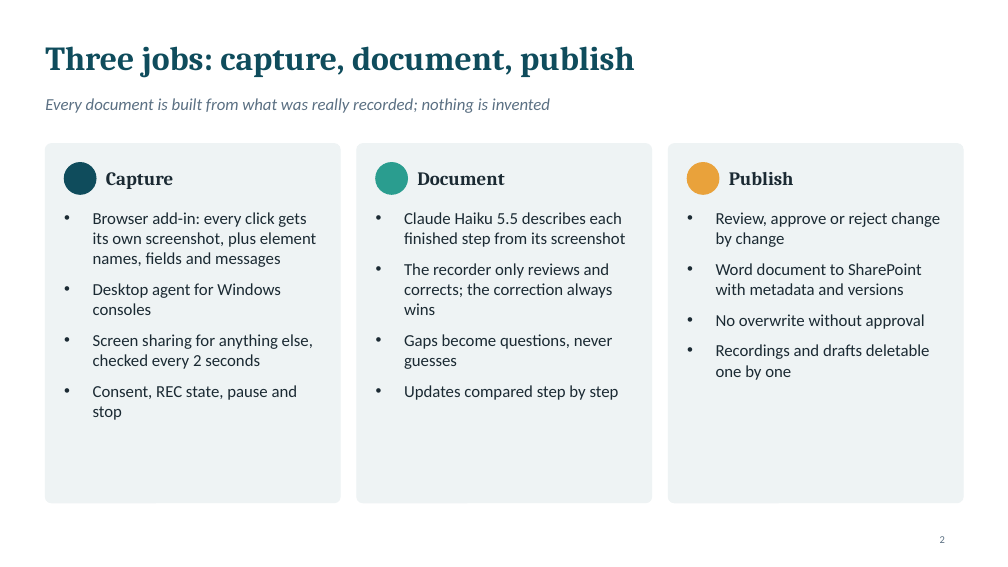
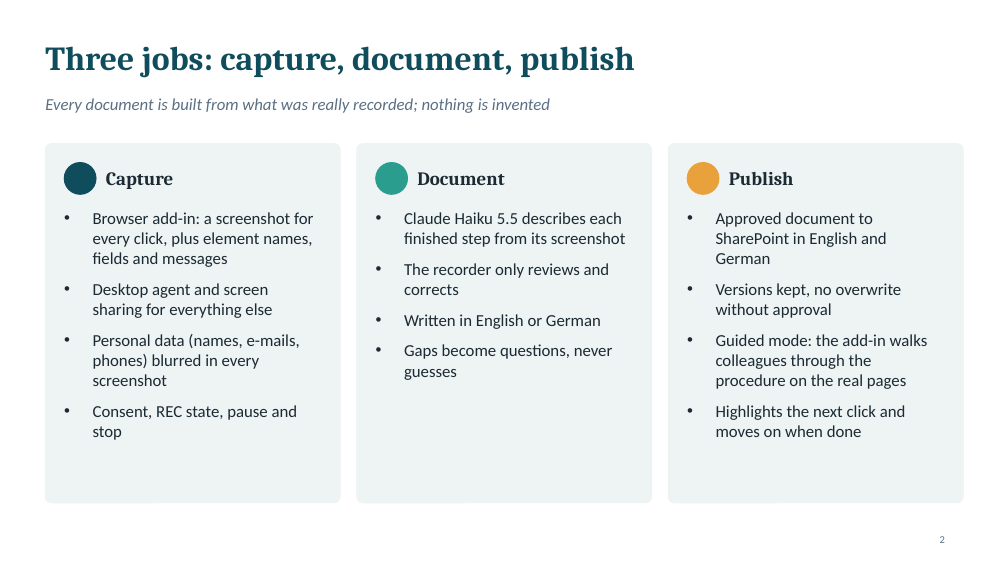
Before and after one commit to traistacristian/process-documentation-agent, a slide deck: slide 2 of docs/Process-Documentation-Agent-Overview.pptx. Drawn at 1008x567 pixels with LibreOffice and Linux fonts; fonts in the diff are those of the drawing. Boxes give left, top, right and bottom in pixels: in the first picture for what was removed or moved away, otherwise in the second. Text is boxed around its words. In the diff, an @@ line names an element or a change of style, - is before the commit and + after.

```diff
--- a/docs/Process-Documentation-Agent-Overview.pptx
+++ b/docs/Process-Documentation-Agent-Overview.pptx
@@ text at bbox=[93, 212, 313, 386]: text changed @@
-• Browser add-in: every click gets its own screenshot, plus element names, fields and messages
-• Desktop agent for Windows consoles
-• Screen sharing for anything else, checked every 2 seconds
+• Browser add-in: a screenshot for every click, plus element names, fields and messages
+• Desktop agent and screen sharing for everything else
+• Personal data (names, e-mails, phones) blurred in every screenshot
@@ text at bbox=[716, 212, 928, 437]: text changed @@
-• Review, approve or reject change by change
-• Word document to SharePoint with metadata and versions
-• No overwrite without approval
-• Recordings and drafts deletable one by one
+• Approved document to SharePoint in English and German
+• Versions kept, no overwrite without approval
+• Guided mode: the add-in walks colleagues through the procedure on the real pages
+• Highlights the next click and moves on when done
@@ text at bbox=[404, 263, 610, 329]: text changed @@
-• The recorder only reviews and corrects; the correction always wins
+• The recorder only reviews and corrects
+• Written in English or German
@@ text at bbox=[404, 385, 619, 400]: paragraph removed @@
-• Updates compared step by step
```
Also in this commit, not shown: 3 other slides changed.
